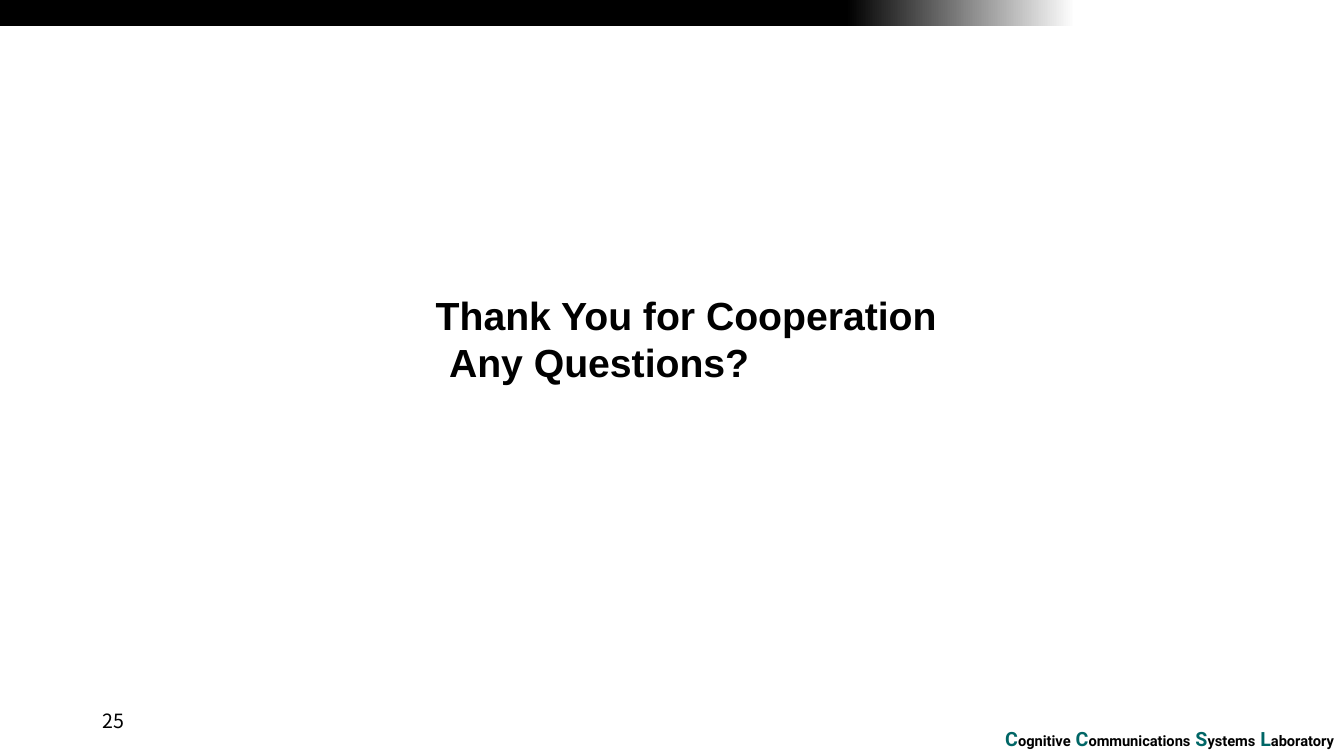
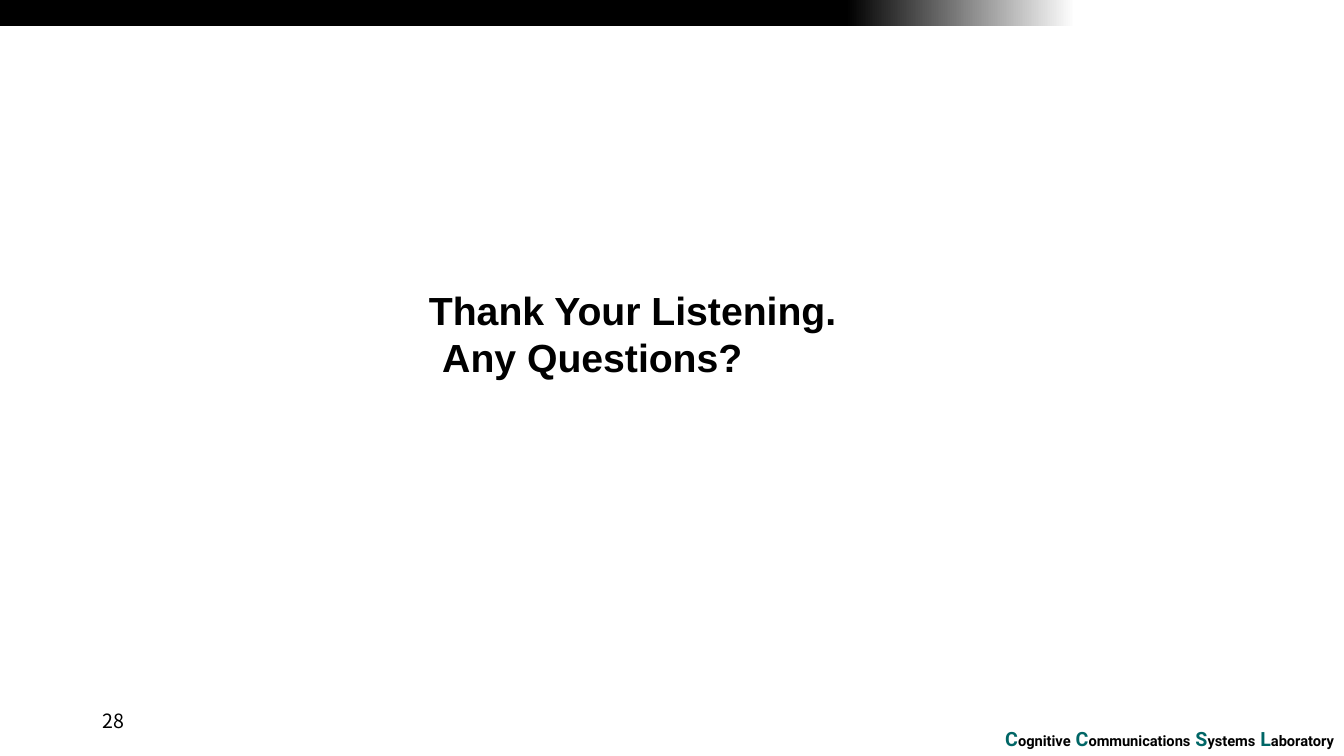
Before and after one commit to RefatHanbat/Presentation-of-SDM, a slide deck: slide 28 of SDM.pptx (slide 25 before the commit). Drawn at 1344x756 pixels with LibreOffice and Linux fonts; fonts in the diff are those of the drawing; background and template pictures are left out. Boxes give left, top, right and bottom in pixels: in the first picture for what was removed or moved away, otherwise in the second. Text is boxed around its words. In the diff, an @@ line names an element or a change of style, - is before the commit and + after.

```diff
--- a/SDM.pptx
+++ b/SDM.pptx
@@ text at box(429, 296, 836, 380): text changed @@
-Thank You for Cooperation
-Any Questions?
+Thank Your Listening.
+Any Questions?
@@ page number at box(102, 713, 124, 729): text changed @@
-25
+28
```
Also in this commit, not shown: 2 other slides changed, 3 slides added.
